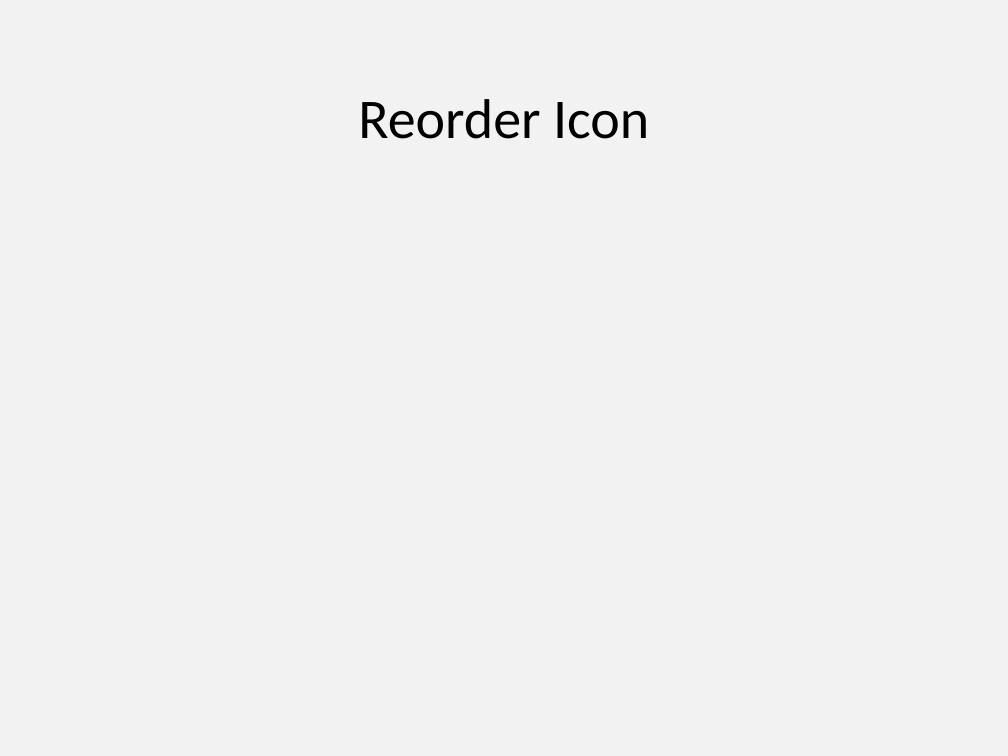
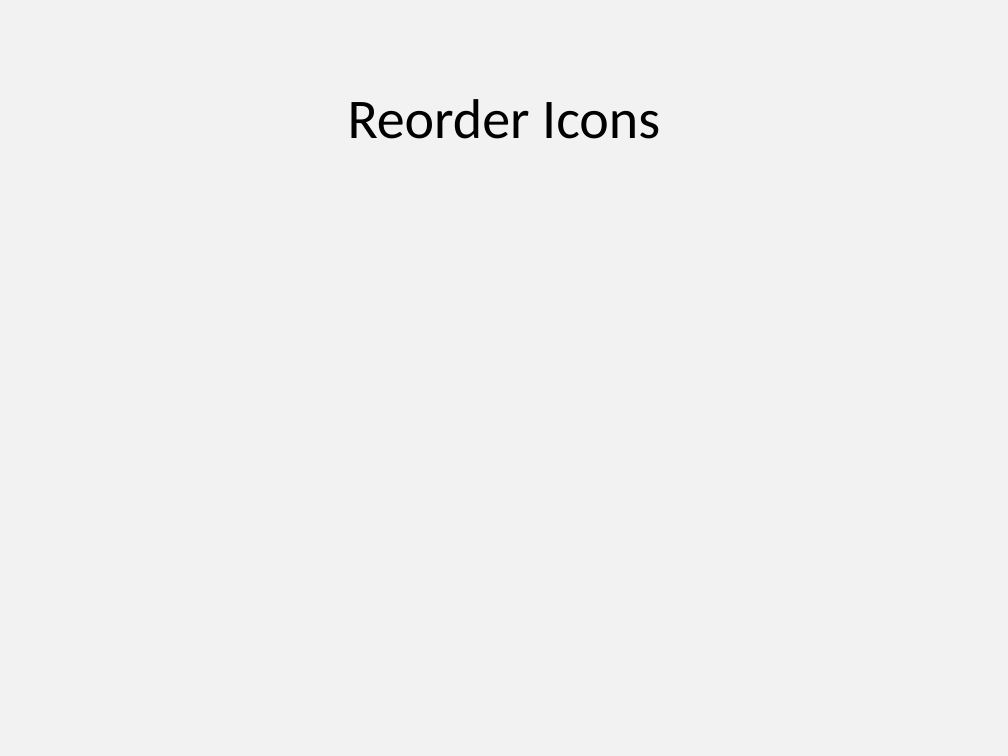
Before and after one commit to PowerPointLabs/PowerPointLabs, a slide deck: slide 5 of doc/Icons-PositionsLab.pptx. Drawn at 1008x756 pixels with LibreOffice and Linux fonts; fonts in the diff are those of the drawing. Boxes give left, top, right and bottom in pixels: in the first picture for what was removed or moved away, otherwise in the second. Text is boxed around its words. In the diff, an @@ line names an element or a change of style, - is before the commit and + after.

Commit message:
Added Powerpoint version of Distribute Icons
#35

```diff
--- a/doc/Icons-PositionsLab.pptx
+++ b/doc/Icons-PositionsLab.pptx
@@ text at box(348, 99, 660, 139): text changed @@
-Reorder Icon
+Reorder Icons
```
Also in this commit, not shown: 4 other slides changed, 1 slide added, 1 slide removed.
